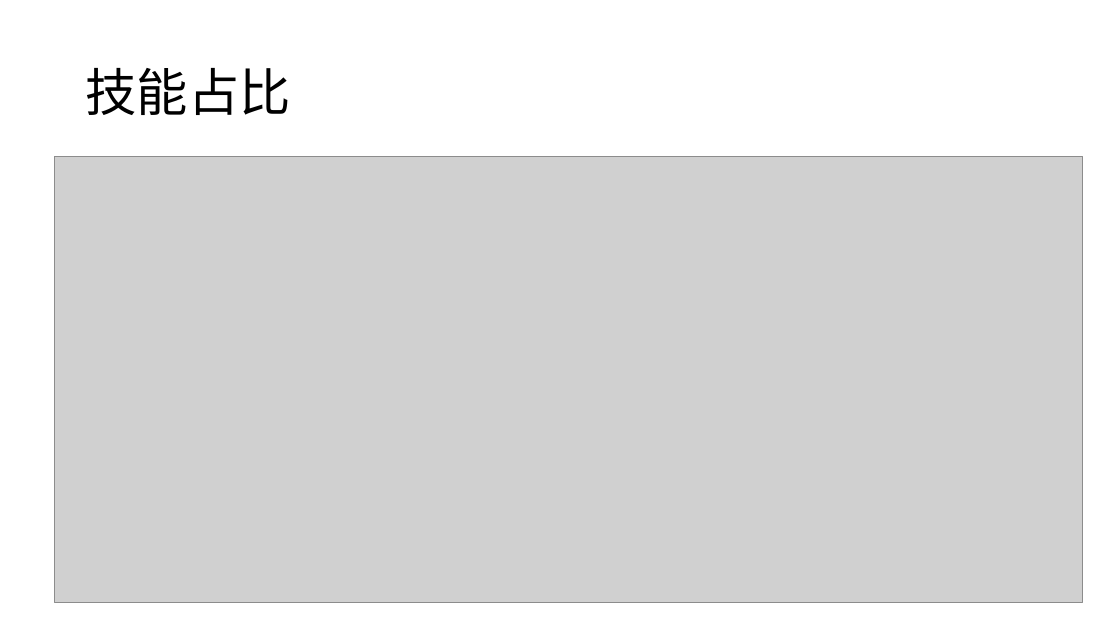
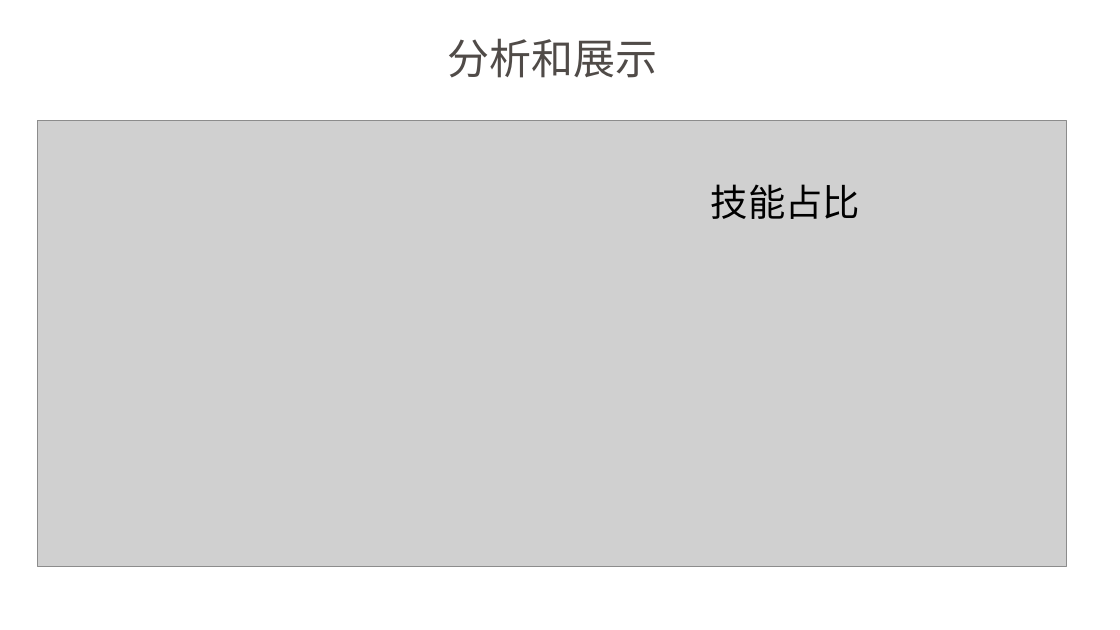
Before and after one commit to ShiyuNie/DataAnalysisSample-python, a slide deck: slide 18 of LagouAnalyst.pptx (slide 13 before the commit). Drawn at 1120x630 pixels with LibreOffice and Linux fonts; fonts in the diff are those of the drawing; grey boxes stand for pictures. Boxes give left, top, right and bottom in pixels: in the first picture for what was removed or moved away, otherwise in the second. Text is boxed around its words. In the diff, an @@ line names an element or a change of style, - is before the commit and + after.

```diff
--- a/LagouAnalyst.pptx
+++ b/LagouAnalyst.pptx
@@ text added at [447,38,657,78], 36 pt, text #504B48 @@
+分析和展示
@@ picture: place and size @@
-picture at [55,156,1083,602]
+picture at [38,120,1066,566]
@@ title "技能占比": place and size @@
-title "技能占比" at [85,68,290,115]
+title "技能占比" at [711,184,860,219]
@@ title "技能占比" at [711,184,860,219]: size 44 to 32 pt @@
```
Also in this commit, not shown: 13 other slides changed, 8 slides added, 3 slides removed.
